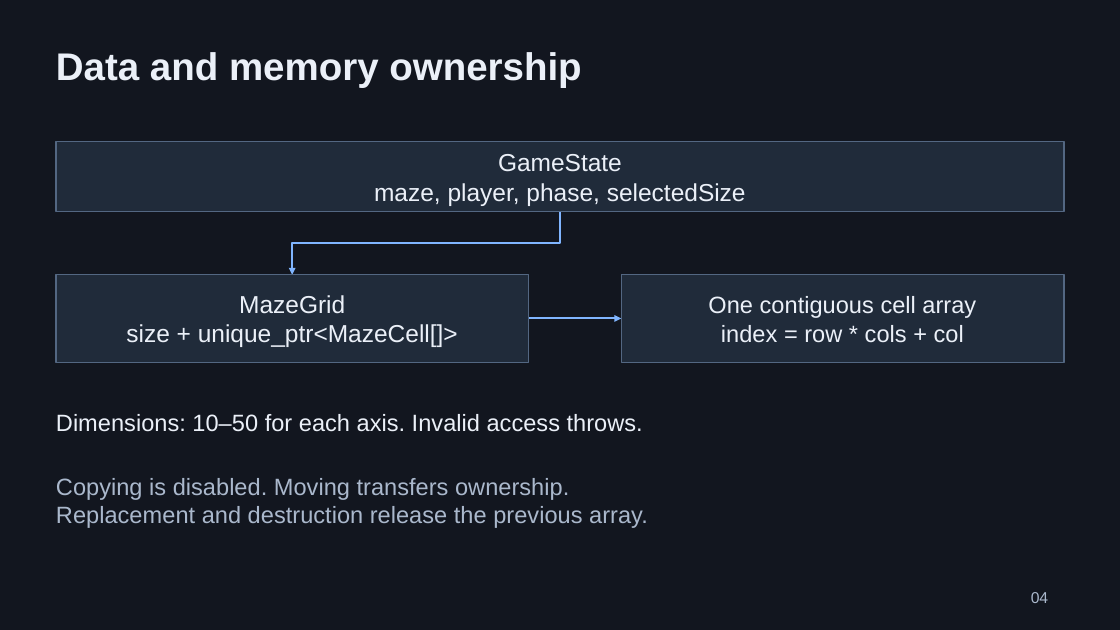
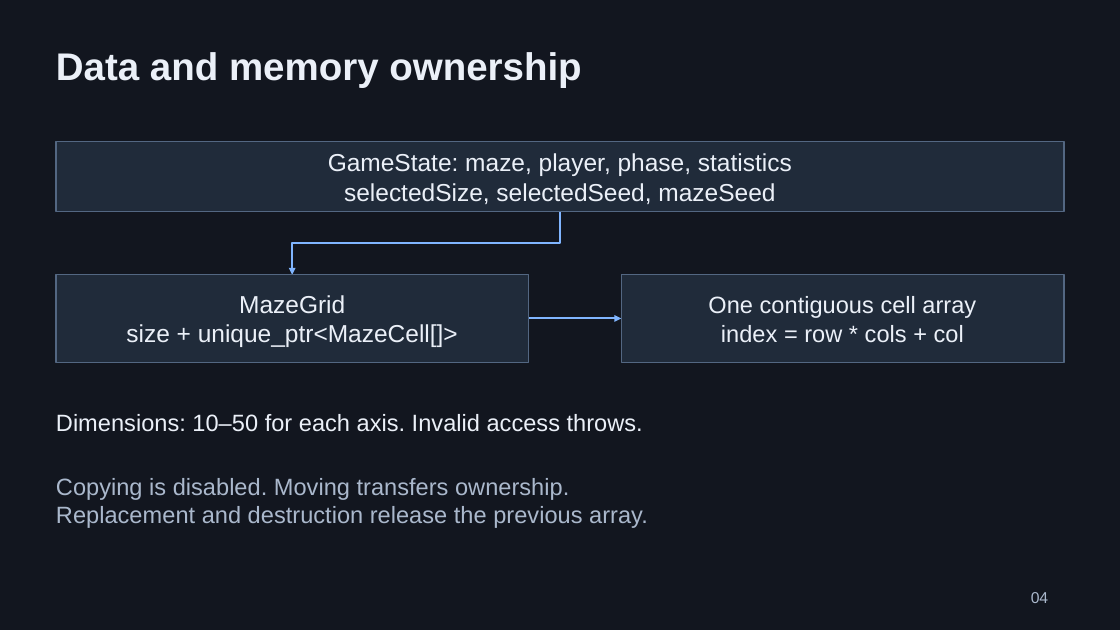
Before and after one commit to RMKolibarov24/NXRP, a slide deck: slide 4 of docs/NXRP_Defense.pptx. Drawn at 1120x630 pixels with LibreOffice and Linux fonts; fonts in the diff are those of the drawing. Boxes give left, top, right and bottom in pixels: in the first picture for what was removed or moved away, otherwise in the second. Text is boxed around its words. In the diff, an @@ line names an element or a change of style, - is before the commit and + after.

```diff
--- a/docs/NXRP_Defense.pptx
+++ b/docs/NXRP_Defense.pptx
@@ text in rectangle at [328,153,792,204]: text changed @@
-GameState
-maze, player, phase, selectedSize
+GameState: maze, player, phase, statistics
+selectedSize, selectedSeed, mazeSeed
```
Also in this commit, not shown: 8 other slides changed, 1 slide added, 1 slide removed, 5 other files.
